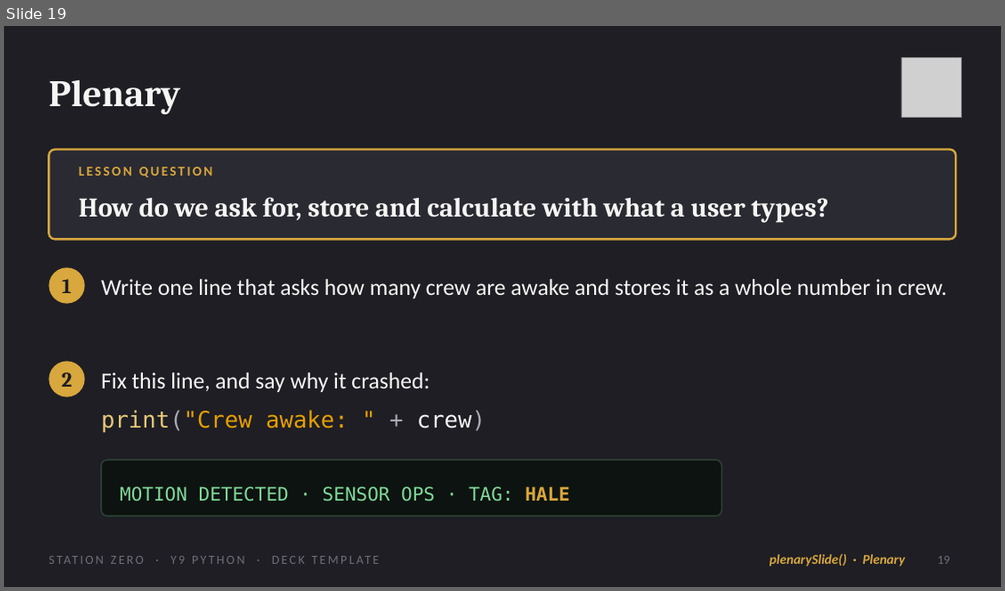
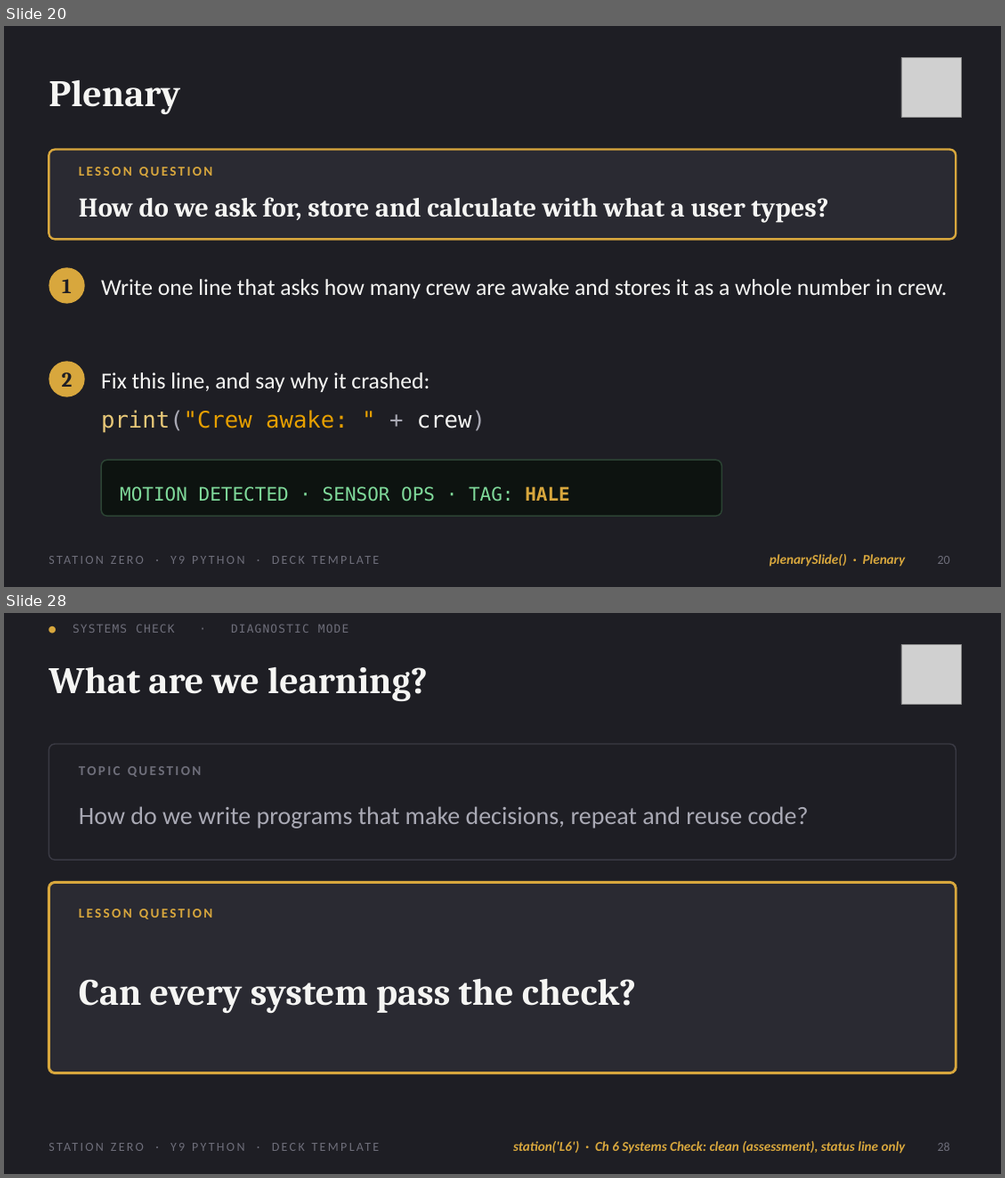
Before and after one commit to OGAComputing/interactive, a slide deck: _presentations/Y9_Python/Y9_Python_Deck_Template.pptx. Shown one above the other, each under a label of ours: slide 19 before the commit, slides 20 and 28 after it; the slides between them are not shown. The pictures are 1005x591 and 1005x1178 pixels, drawn with LibreOffice and Linux fonts; fonts in the diff are those of the drawing; grey boxes stand for pictures. Boxes give left, top, right and bottom in pixels: in the first picture for what was removed or moved away, otherwise in the second. Text is boxed around its words. In the diff, an @@ line names an element or a change of style, - is before the commit and + after.

```diff
--- a/_presentations/Y9_Python/Y9_Python_Deck_Template.pptx
+++ b/_presentations/Y9_Python/Y9_Python_Deck_Template.pptx
@@ slide 28 added at (x1=4, y1=613, x2=1001, y2=1174), background #1E1E24; not listed: 1 template element that a slide beside it also shows @@
@@ text added at (x1=73, y1=624, x2=348, y2=633), 11 pt, text #6E6E7A @@
+● SYSTEMS CHECK · DIAGNOSTIC MODE
@@ picture added at (x1=901, y1=644, x2=961, y2=705) @@
@@ title added at (x1=48, y1=667, x2=428, y2=702), 36 pt, text #F5F5F3, bold @@
+What are we learning?
@@ rounded rectangle added at (x1=48, y1=744, x2=956, y2=860), fill #1E1E24, outline #3A3A44 1.25 pt @@
@@ text added at (x1=79, y1=766, x2=202, y2=777), 13 pt, text #6E6E7A, bold @@
+TOPIC QUESTION
@@ text added at (x1=79, y1=806, x2=809, y2=828), 24 pt, text #A9A9B4 @@
+How do we write programs that make decisions, repeat and reuse code?
@@ rounded rectangle added at (x1=48, y1=882, x2=956, y2=1073), fill #2A2A32, outline #D8A73D 2.5 pt @@
@@ text added at (x1=79, y1=908, x2=213, y2=919), 13 pt, text #D8A73D, bold @@
+LESSON QUESTION
@@ text added at (x1=79, y1=978, x2=636, y2=1013), 36 pt, text #F5F5F3, bold @@
+Can every system pass the check?
@@ text added at (x1=513, y1=1141, x2=906, y2=1153), 13 pt, text #D8A73D, bold, italic @@
+station('L6') · Ch 6 Systems Check: clean (assessment), status line only
@@ page number added at (x1=938, y1=1142, x2=950, y2=1151), 12 pt, text #6E6E7A @@
+28
@@ what was slide 19 is now slide 20 @@
@@ page number at (x1=938, y1=556, x2=950, y2=564): text changed @@
-19
+20
```
Also in this commit, not shown: 3 slides changed, 12 other slides added, 1 slide removed, 26 other files.
